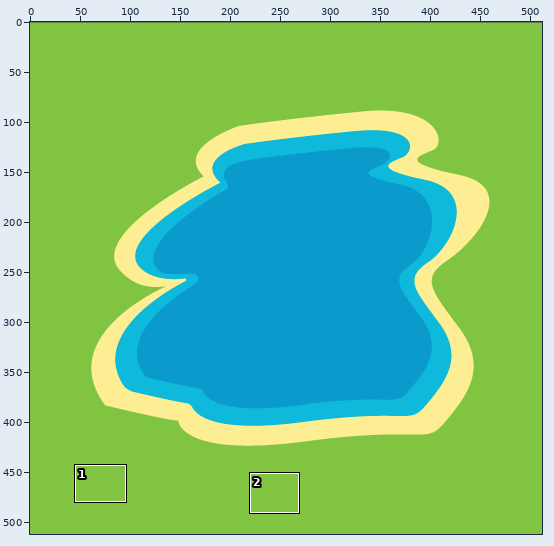
Two versions of one sprite sheet, azulejos/tile10.png. Above, an overview of the earlier version with the close-up marked.
Close-up. Old version:
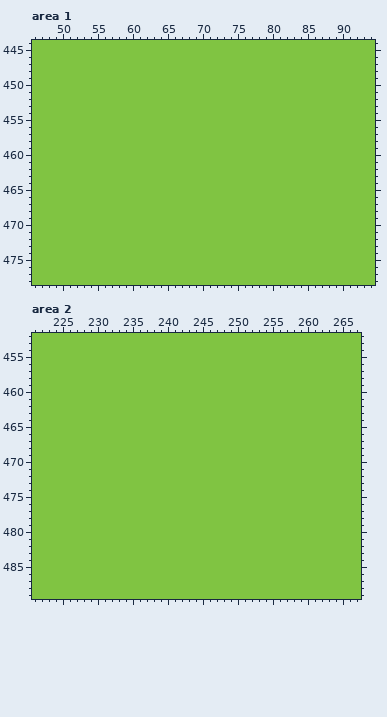
The file is 512x512 pixels. Colours within 5 levels of each other are drawn and written as one. Shown: area 1: x 46..94, y 444..478; area 2: x 221..267, y 452..489. The commit also changed other parts of the picture, which this record leaves out.
The result:
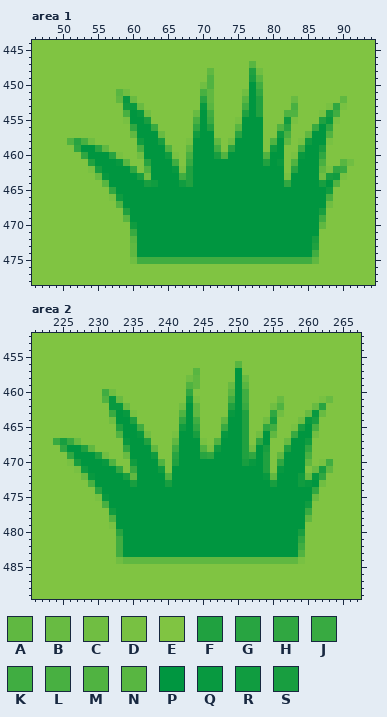
Palette (. is transparent): A #60b841  B #68bb42  C #70be42  D #78c142  E #80c442  F #20a140  G #28a441  H #30a741  J #38aa41  K #40ad41  L #48b041  M #50b341  N #58b641  P #009640  Q #089940  R #109c40  S #189e40
Difference:
Changed rows in their new state; - is an unchanged pixel.
Area 1:
first column x 51:
447 --------------------------N--------------
448 --------------------A-----FC-------------
449 --------------------M-----SN-------------
450 -------------------CM-----PK-------------
451 -------NC----------LA----CPH-------------
452 -------AQB---------GA----NPF----B------A-
453 --------RQB--------QN----KPF----L----DHD-
454 --------LPQC------BPK----FPF---MM---DSK--
455 --------DPPS------LPJ---DPPP---RD---FQD--
456 ---------HPPJ-----HPF---NPPP--MG---JPH---
457 ---------APPPB----RPP---GPPP--RL--APPM---
458 MGLC------RPPS---DPPPA-CPPPP-MPA-DRPPD---
459 -HPPGA----LPPPM--APPPK-GPPPP-RP--KPPS----
460 --HPPPGD--CPPPRD-LPPPSMPPPPPMPP-DQPPH----
461 ---FPPPQN--GPPPK-JPPPPPPPPPPFPQ-MPPPL--NC
462 ---DSPPPPH-MPPPQDFPPPPPPPPPPPPP-GPPPADHJ-
463 ----BQPPPPSCPPPPKFPPPPPPPPPPPPPDPPPPCSRD-
464 -----NPPPPPSRPPPRFPPPPPPPPPPPPPHPPPPSPM--
465 ------HPPPPPPPPPPPPPPPPPPPPPPPPPPPPPPR---
466 ------DRPPPPPPPPPPPPPPPPPPPPPPPPPPPPPL---
467 -------MPPPPPPPPPPPPPPPPPPPPPPPPPPPPPC---
468 --------FPPPPPPPPPPPPPPPPPPPPPPPPPPPS----
469 --------NPPPPPPPPPPPPPPPPPPPPPPPPPPPK----
470 ---------RPPPPPPPPPPPPPPPPPPPPPPPPPPA----
471 ---------JPPPPPPPPPPPPPPPPPPPPPPPPPP-----
472 ---------NPPPPPPPPPPPPPPPPPPPPPPPPPS-----
473 ---------APPPPPPPPPPPPPPPPPPPPPPPPPF-----
474 ---------APPPPPPPPPPPPPPPPPPPPPPPPPK-----
475 ---------CKKKKKKKKKKKKKKKKKKKKKKKKKA-----
Area 2:
first column x 224:
456 --------------------------N-------------
457 --------------------N-----P-------------
458 -------------------CA-----PB------------
459 -------------------MA----BPN------------
460 -------KC----------H-----NPK------------
461 -------MQB---------RD----KPK----B-----DB
462 --------QQB-------CPA----FPJ---CM----BG-
463 --------JPQD------MPA----QPF---HC---BQB-
464 --------CPPF------HPK---APPF--CS---CQS--
465 ---------FPPK-----RPH---JPPF--HK--DSPL--
466 ---------MPPQC---DPPS---QPPF-CPA--JPPC--
467 JSJB------QPPF---APPPD-MPPPF-HP--BPPR---
468 -HPPFA----HPPPA--KPPPMDRPPPFCPS--FPPH---
469 --HPPPFC--BPPPR--GPPPGHPPPPFHPF-APPPL---
470 --DSPPPQM--RPPPM-FPPPPPPPPPSQPF-HPPPA-DK
471 ---DRPPPPH-JPPPR-PPPPPPPPPPPPPF-QPPP-BSA
472 ----BQPPPPSAPPPPMPPPPPPPPPPPPPQAPPPRBQH-
473 -----LPPPPPSPPPPSPPPPPPPPPPPPPPSPPPRQPC-
474 ------GPPPPPPPPPPPPPPPPPPPPPPPPPPPPPPH--
475 ------DQPPPPPPPPPPPPPPPPPPPPPPPPPPPPPB--
476 -------LPPPPPPPPPPPPPPPPPPPPPPPPPPPPR---
477 --------RPPPPPPPPPPPPPPPPPPPPPPPPPPPJ---
478 --------MPPPPPPPPPPPPPPPPPPPPPPPPPPPA---
479 --------DPPPPPPPPPPPPPPPPPPPPPPPPPPP----
480 ---------GPPPPPPPPPPPPPPPPPPPPPPPPPS----
481 ---------KPPPPPPPPPPPPPPPPPPPPPPPPPH----
482 ---------KPPPPPPPPPPPPPPPPPPPPPPPPPK----
483 ---------KPPPPPPPPPPPPPPPPPPPPPPPPPM----
484 ---------CAAAAAAAAAAAAAAAAAAAAAAAAAD----
